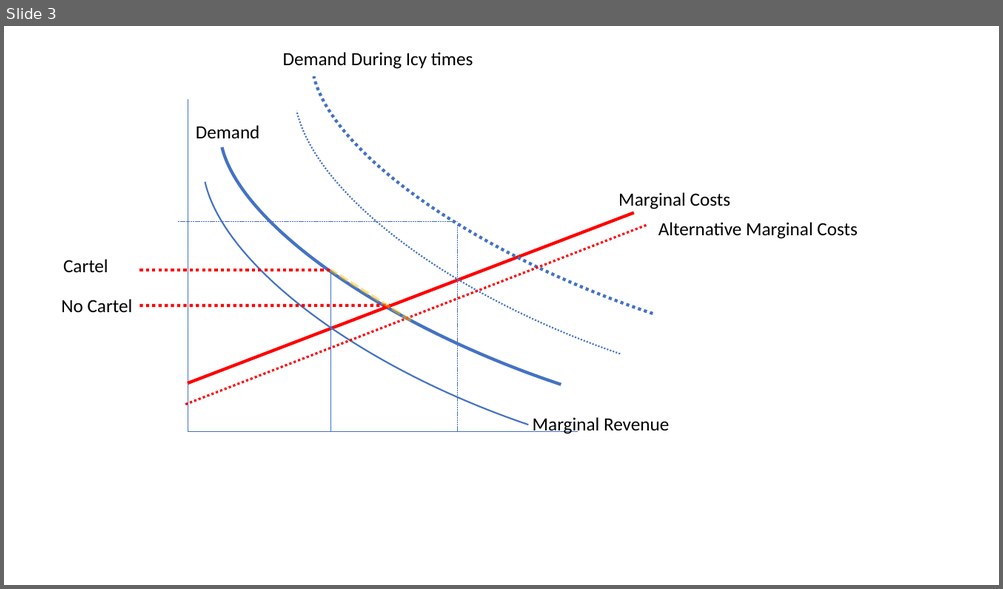
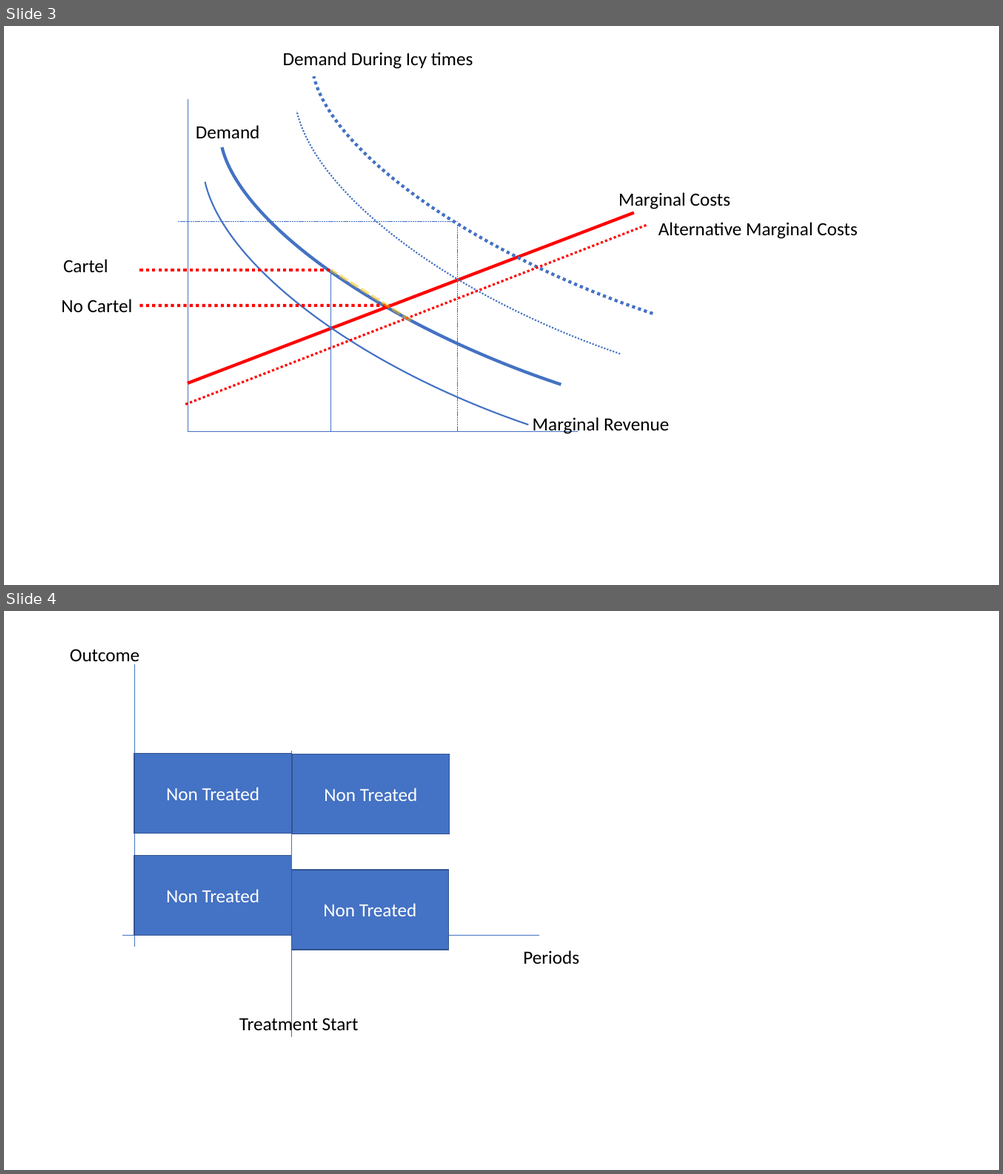
Before and after one commit to mondpanther/datastorieshub, a slide deck: docs/slides/pollutionchains.pptx. Shown one above the other, each under a label of ours: slide 3 before the commit, slides 3 and 4 after it. The pictures are 1003x589 and 1003x1174 pixels, drawn with LibreOffice and Linux fonts; fonts in the diff are those of the drawing. Boxes give left, top, right and bottom in pixels: in the first picture for what was removed or moved away, otherwise in the second. Text is boxed around its words. In the diff, an @@ line names an element or a change of style, - is before the commit and + after.

```diff
--- a/docs/slides/pollutionchains.pptx
+++ b/docs/slides/pollutionchains.pptx
@@ slide 4 added at (x1=4, y1=611, x2=999, y2=1170), background #FFFFFF @@
@@ text added at (x1=70, y1=649, x2=139, y2=666), 18 pt, text #000000 @@
+Outcome
@@ line added from (134, 665) to (134, 948), #4472C4 0.5 pt @@
@@ rectangle added at (x1=134, y1=754, x2=292, y2=833), fill #4472C4, outline #325491 1 pt, 18 pt, text #FFFFFF @@
+Non Treated
@@ line added from (291, 1038) to (291, 752), #4472C4 0.5 pt @@
@@ rectangle added at (x1=292, y1=755, x2=449, y2=834), fill #4472C4, outline #325491 1 pt, 18 pt, text #FFFFFF @@
+Non Treated
@@ rectangle added at (x1=134, y1=856, x2=292, y2=936), fill #4472C4, outline #325491 1 pt, 18 pt, text #FFFFFF @@
+Non Treated
@@ rectangle added at (x1=291, y1=870, x2=449, y2=950), fill #4472C4, outline #325491 1 pt, 18 pt, text #FFFFFF @@
+Non Treated
@@ line added from (122, 936) to (540, 936), #4472C4 0.5 pt @@
@@ text added at (x1=523, y1=951, x2=579, y2=964), 18 pt, text #000000 @@
+Periods
@@ text added at (x1=239, y1=1016, x2=358, y2=1036), 18 pt, text #000000 @@
+Treatment Start
```
Also in this commit, not shown: 6 other files.
